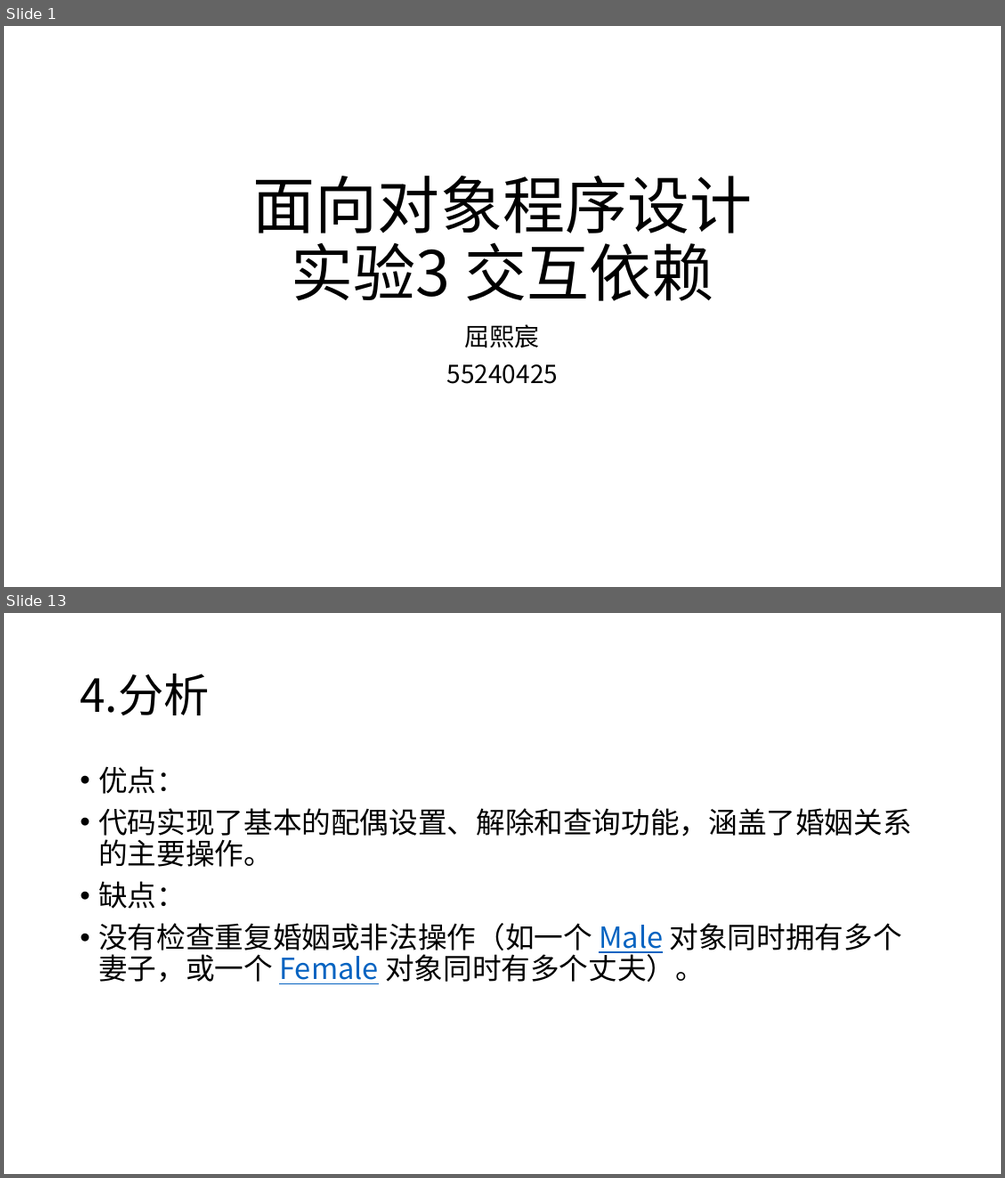
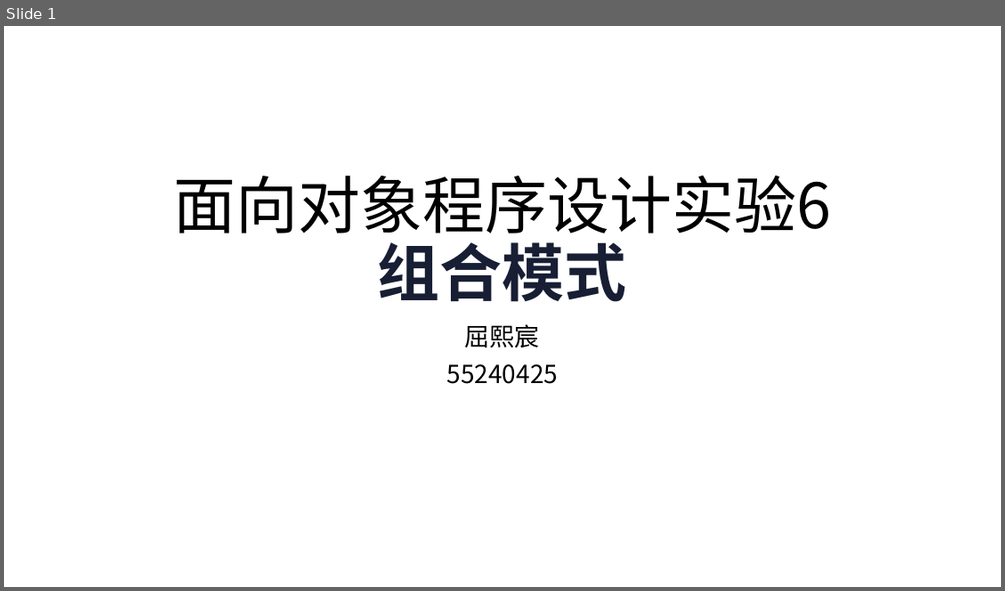
Before and after one commit to AshIgnis/JLU_OOP_Assignments, a slide deck: test03/lib/面向对象程序设计.pptx. Shown one above the other, each under a label of ours: slides 1 and 13 before the commit, slide 1 after it; the slides between them are not shown. The pictures are 1005x1178 and 1005x591 pixels, drawn with LibreOffice and Linux fonts; fonts in the diff are those of the drawing. Boxes give left, top, right and bottom in pixels: in the first picture for what was removed or moved away, otherwise in the second. Text is boxed around its words. In the diff, an @@ line names an element or a change of style, - is before the commit and + after.

```diff
--- a/test03/lib/面向对象程序设计.pptx
+++ b/test03/lib/面向对象程序设计.pptx
@@ slide 13 removed at box(4, 613, 1001, 1174), background #FFFFFF @@
@@ title removed at box(80, 674, 209, 715) @@
-4.分析
@@ text removed at box(98, 766, 911, 984) @@
-• 优点：
-• 代码实现了基本的配偶设置、解除和查询功能，涵盖了婚姻关系的主要操作。
-• 缺点：
-• 没有检查重复婚姻或非法操作（如一个 Male 对象同时拥有多个妻子，或一个 Female 对象同时有多个丈夫）。
@@ slide 1 changed as well @@
@@ title at box(174, 176, 832, 302): text changed @@
-面向对象程序设计
-实验3 交互依赖
+面向对象程序设计实验6
+组合模式
```
Also in this commit, not shown: 3 other slides changed, 9 slides added, 9 other slides removed, 47 other files.
